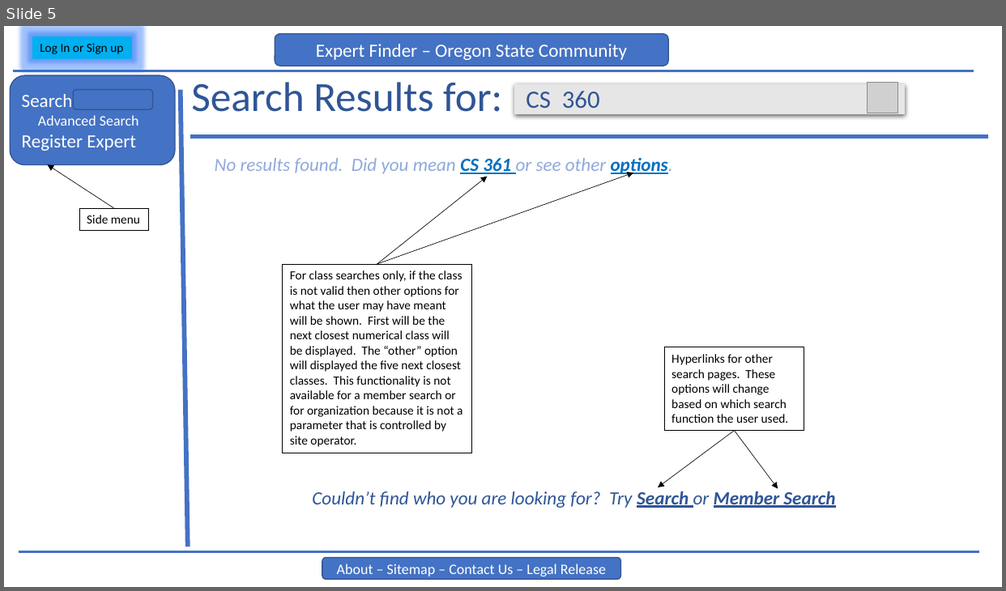
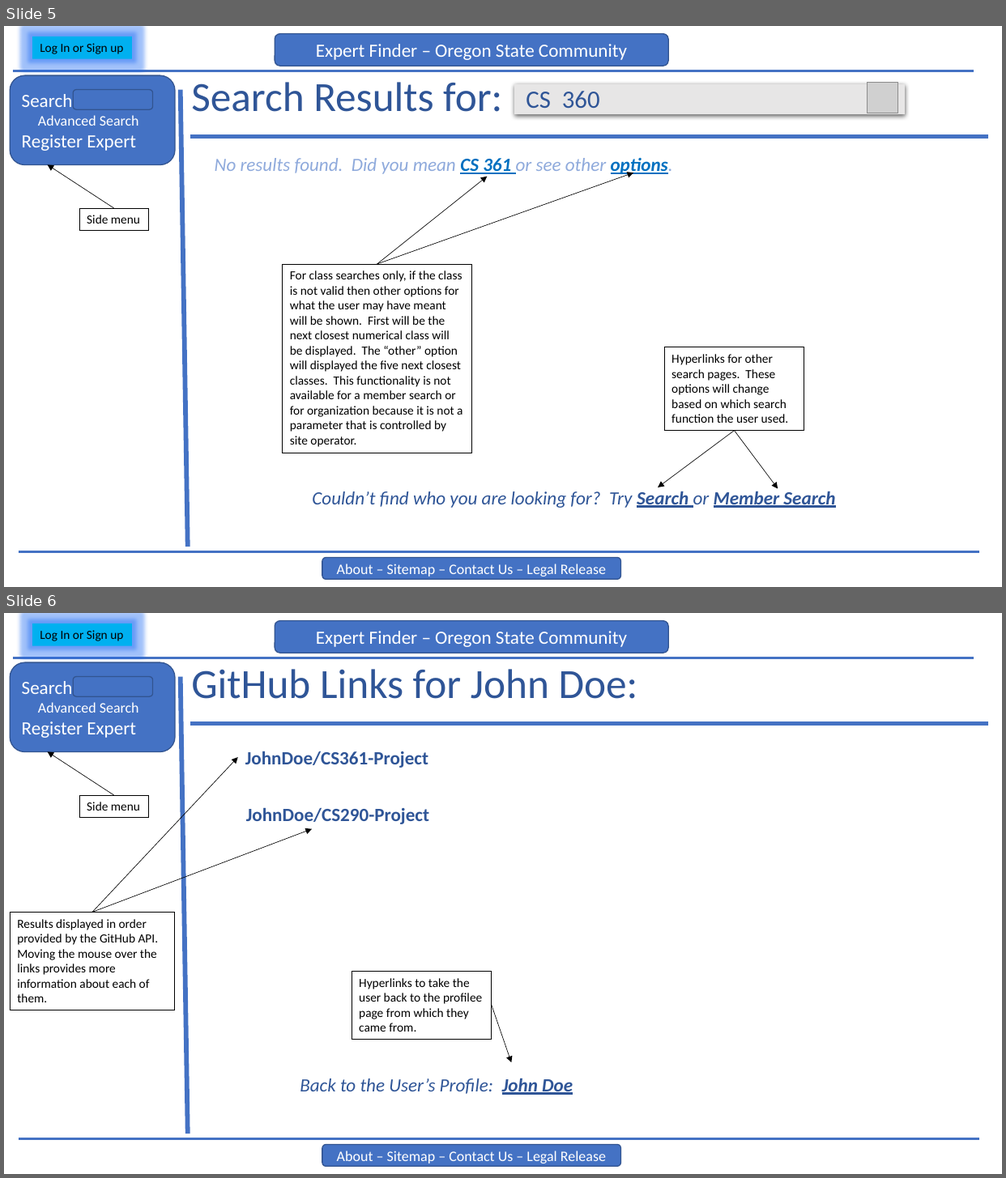
Before and after one commit to SawyerPaeth/Expert-Finder-Team-511-CS361-F20, a slide deck: UI pages/UI_Design_Search_aSearch_mSearch_Results.pptx. Shown one above the other, each under a label of ours: slide 5 before the commit, slides 5 and 6 after it. The pictures are 1006x591 and 1006x1178 pixels, drawn with LibreOffice and Linux fonts; fonts in the diff are those of the drawing; grey boxes stand for pictures. Boxes give left, top, right and bottom in pixels: in the first picture for what was removed or moved away, otherwise in the second. Text is boxed around its words. In the diff, an @@ line names an element or a change of style, - is before the commit and + after.

Commit message:
Updates to UI from Will

```diff
--- a/UI pages/UI_Design_Search_aSearch_mSearch_Results.pptx
+++ b/UI pages/UI_Design_Search_aSearch_mSearch_Results.pptx
@@ slide 6 added at bbox=[4, 613, 1002, 1174], background #FFFFFF @@
@@ rectangle added at bbox=[32, 624, 132, 646], fill #00B0F0, 12 pt, text #000000 @@
+Log In or Sign up
@@ rounded rectangle added at bbox=[275, 620, 669, 653], fill #4472C4, outline #325491 1 pt, 18 pt, text #FFFFFF @@
+Expert Finder – Oregon State Community
@@ line added from (13, 658) to (974, 658), #4472C4 2.25 pt @@
@@ rounded rectangle added at bbox=[10, 662, 176, 752], fill #4472C4, outline #325491 1 pt, 18 pt, text #FFFFFF @@
+Search
+Advanced Search
+Register Expert
@@ rounded rectangle added at bbox=[73, 677, 152, 697], fill #4472C4, outline #325491 1 pt @@
@@ line added from (181, 677) to (187, 1134), #4472C4 4.5 pt @@
@@ text added at bbox=[191, 669, 638, 699], 40 pt, text #2F5597 @@
+GitHub Links for John Doe:
@@ line added from (190, 724) to (988, 724), #4472C4 4.5 pt @@
@@ arrow added from (114, 796) to (48, 752), #000000 0.5 pt @@
@@ arrow added from (92, 913) to (237, 757), #000000 0.5 pt @@
@@ text added at bbox=[245, 751, 428, 768], 18 pt, text #2F5597, bold @@
+JohnDoe/CS361-Project
@@ rectangle added at bbox=[79, 796, 148, 818], outline #000000 0.75 pt, 12 pt, text #000000 @@
+Side menu
@@ arrow added from (92, 913) to (312, 829), #000000 0.5 pt @@
@@ text added at bbox=[246, 807, 429, 824], 18 pt, text #2F5597, bold @@
+JohnDoe/CS290-Project
@@ rectangle added at bbox=[10, 913, 176, 1011], outline #000000 0.75 pt, 12 pt, text #000000 @@
+Results displayed in order provided by the GitHub API. Moving the mouse over the links provides more information about each of them.
@@ rectangle added at bbox=[351, 972, 492, 1040], outline #000000 0.75 pt, 12 pt, text #000000 @@
+Hyperlinks to take the user back to the profilee page from which they came from.
@@ arrow added from (492, 1005) to (512, 1063), #000000 0.5 pt @@
@@ text added at bbox=[300, 1078, 573, 1095], 18 pt, text #2F5597, italic @@
+Back to the User’s Profile: John Doe
@@ line added from (19, 1139) to (979, 1139), #4472C4 2.25 pt @@
@@ rounded rectangle added at bbox=[322, 1144, 621, 1166], fill #4472C4, outline #325491 1 pt, 14 pt, text #FFFFFF @@
+About – Sitemap – Contact Us – Legal Release
```
